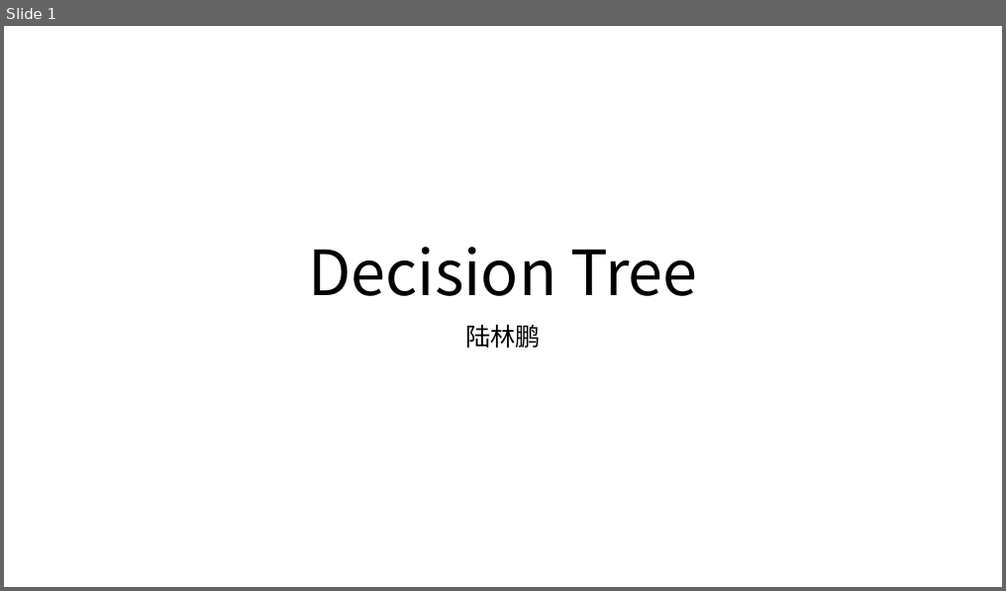
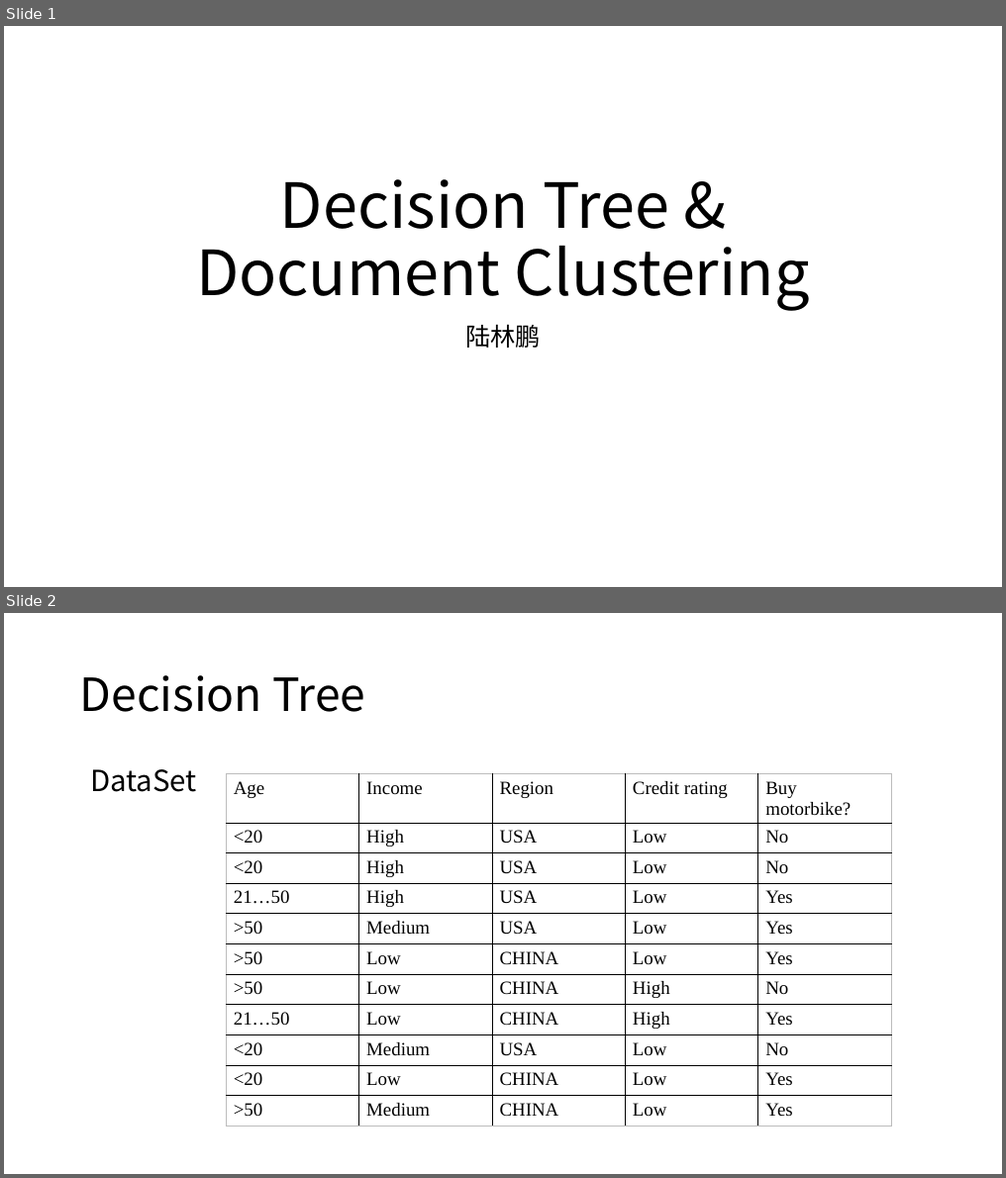
Before and after one commit to JackLuSun/InfoTheory, a slide deck: GroupHomework/Record.pptx. Shown one above the other, each under a label of ours: slide 1 before the commit, slides 1 and 2 after it. The pictures are 1006x591 and 1006x1178 pixels, drawn with LibreOffice and Linux fonts; fonts in the diff are those of the drawing. Boxes give left, top, right and bottom in pixels: in the first picture for what was removed or moved away, otherwise in the second. Text is boxed around its words. In the diff, an @@ line names an element or a change of style, - is before the commit and + after.

```diff
--- a/GroupHomework/Record.pptx
+++ b/GroupHomework/Record.pptx
@@ slide 2 added at (4, 613, 1002, 1174), background #FFFFFF @@
@@ title added at (80, 675, 365, 712), 44 pt, text #000000 @@
+Decision Tree
@@ text added at (90, 769, 197, 792), 28 pt, text #000000 @@
+DataSet
@@ table added at (227, 774, 893, 1121), 11 rows, 5 columns @@
+Age | Income | Region | Credit rating | Buy motorbike?
+<20 | High | USA | Low | No
+<20 | High | USA | Low | No
+21…50 | High | USA | Low | Yes
+>50 | Medium | USA | Low | Yes
+>50 | Low | CHINA | Low | Yes
+>50 | Low | CHINA | High | No
+21…50 | Low | CHINA | High | Yes
+<20 | Medium | USA | Low | No
+<20 | Low | CHINA | Low | Yes
+>50 | Medium | CHINA | Low | Yes
@@ slide 1 changed as well @@
@@ title at (196, 179, 810, 311): text changed @@
-Decision Tree
+Decision Tree & Document Clustering
```
Also in this commit, not shown: 3 other slides changed, 3 other slides added, 2 slides removed, 7 other files.
